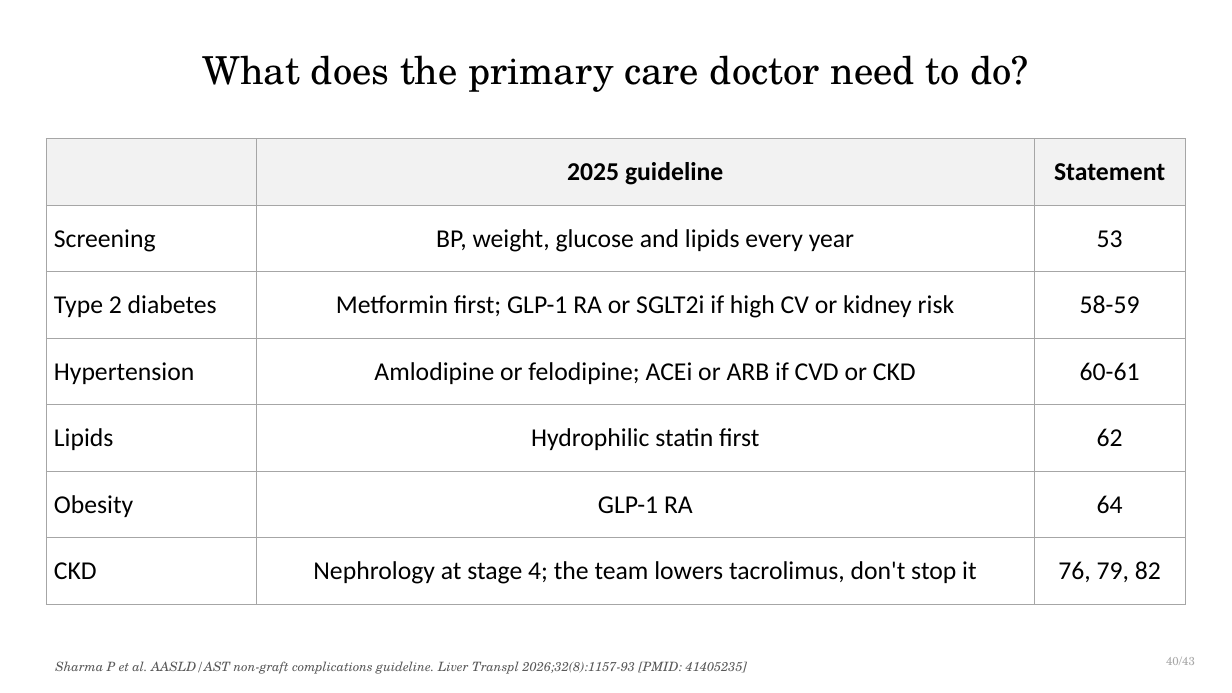
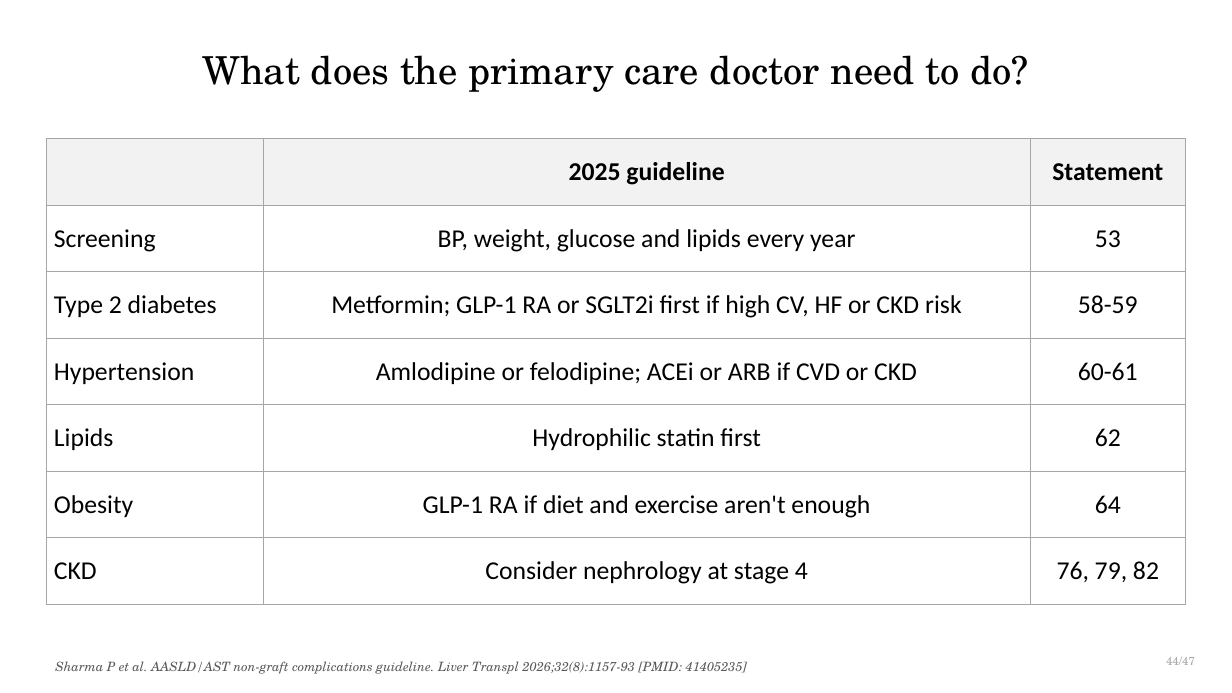
Before and after one commit to qaddodi/mohammad-almeqdadi-lectures, a slide deck: slide 46 of lectures/liver-transplant-grand-rounds-mmc-2026/Liver Transplantation When to Refer and Whats New.pptx (slide 42 before the commit). Drawn at 1232x693 pixels with LibreOffice and Linux fonts; fonts in the diff are those of the drawing. Boxes give left, top, right and bottom in pixels: in the first picture for what was removed or moved away, otherwise in the second. Text is boxed around its words. In the diff, an @@ line names an element or a change of style, - is before the commit and + after.

```diff
--- a/lectures/liver-transplant-grand-rounds-mmc-2026/Liver Transplantation When to Refer and Whats New.pptx
+++ b/lectures/liver-transplant-grand-rounds-mmc-2026/Liver Transplantation When to Refer and Whats New.pptx
@@ table at (x1=46, y1=139, x2=1186, y2=588) @@
-row 3, column 2: Metformin first; GLP-1 RA or SGLT2i if high CV or kidney risk
+row 3, column 2: Metformin; GLP-1 RA or SGLT2i first if high CV, HF or CKD risk
-row 6, column 2: GLP-1 RA
+row 6, column 2: GLP-1 RA if diet and exercise aren't enough
-row 7, column 2: Nephrology at stage 4; the team lowers tacrolimus, don't stop it
+row 7, column 2: Consider nephrology at stage 4
@@ text at (x1=1166, y1=657, x2=1195, y2=665): text changed @@
-40/43
+44/47
```
Also in this commit, not shown: 44 other slides changed, 6 slides added, 1 slide removed, 10 other files.
